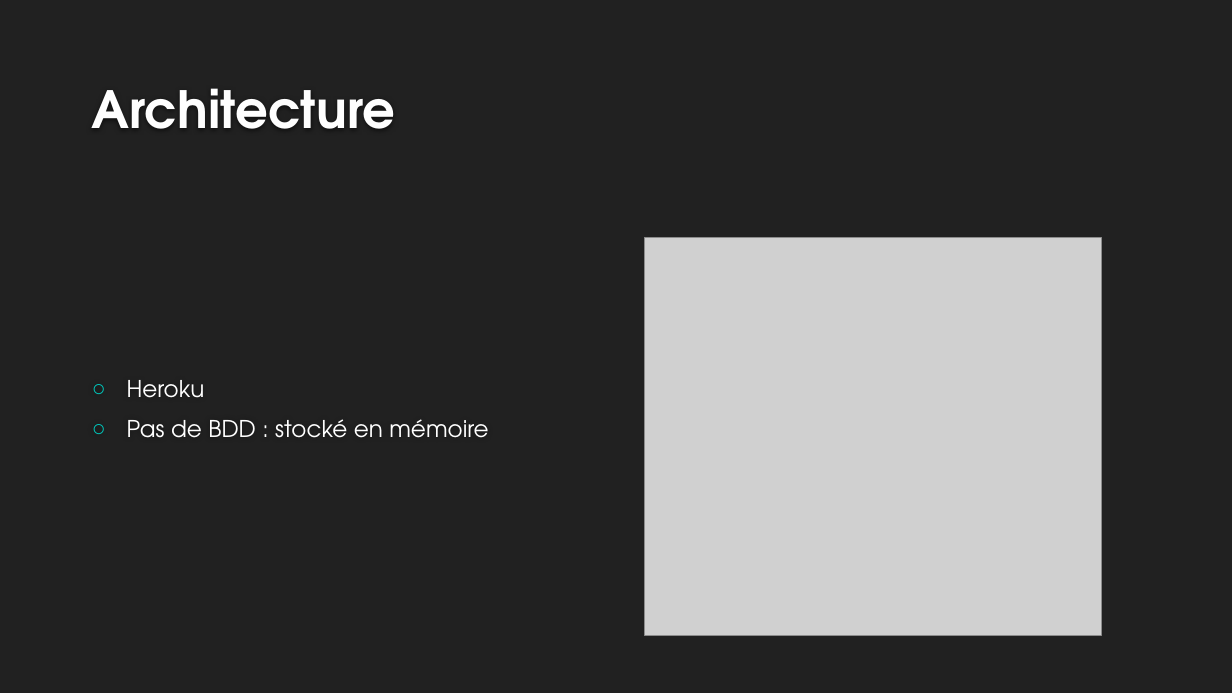
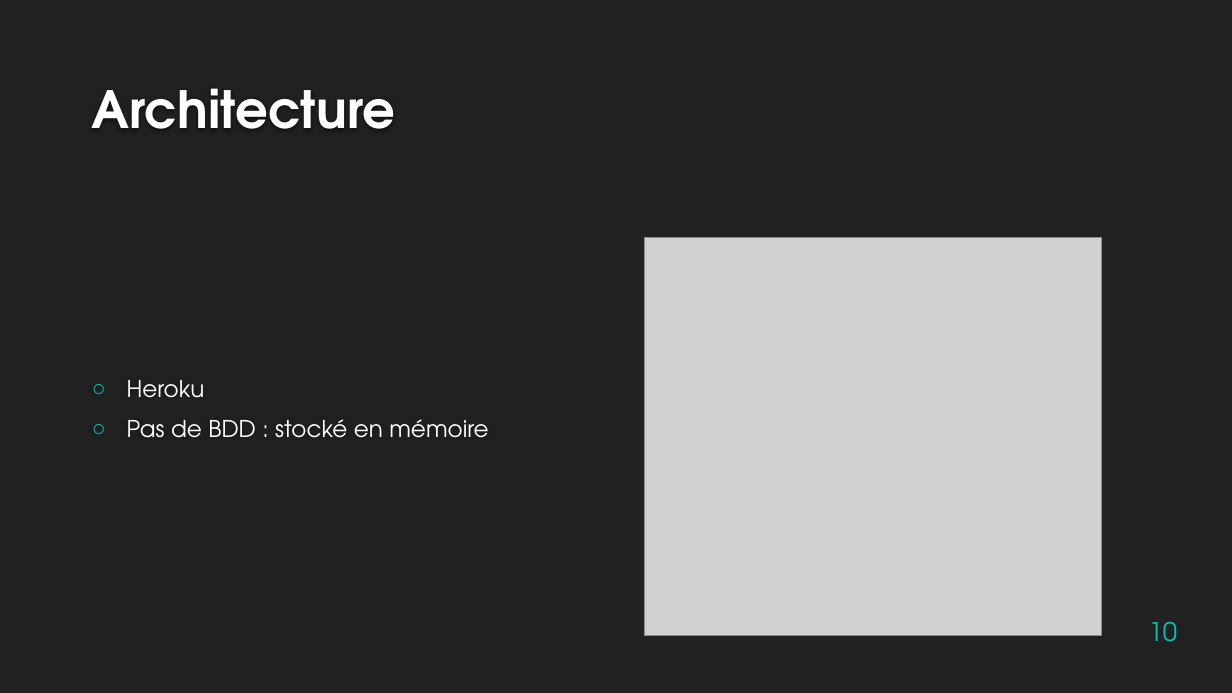
Before and after one commit to blipn/nodejs-websocket-example, a slide deck: slide 10 of PWA-COM_v1.1.pptx. Drawn at 1232x693 pixels with LibreOffice and Linux fonts; fonts in the diff are those of the drawing; grey boxes stand for pictures; background and template pictures are left out. Boxes give left, top, right and bottom in pixels: in the first picture for what was removed or moved away, otherwise in the second. Text is boxed around its words. In the diff, an @@ line names an element or a change of style, - is before the commit and + after.

```diff
--- a/PWA-COM_v1.1.pptx
+++ b/PWA-COM_v1.1.pptx
@@ page number added at box(1149, 621, 1177, 642), 20 pt, text #00C6BB @@
+10
```
Also in this commit, not shown: 13 other slides changed, 1 slide added, 1 slide removed.
